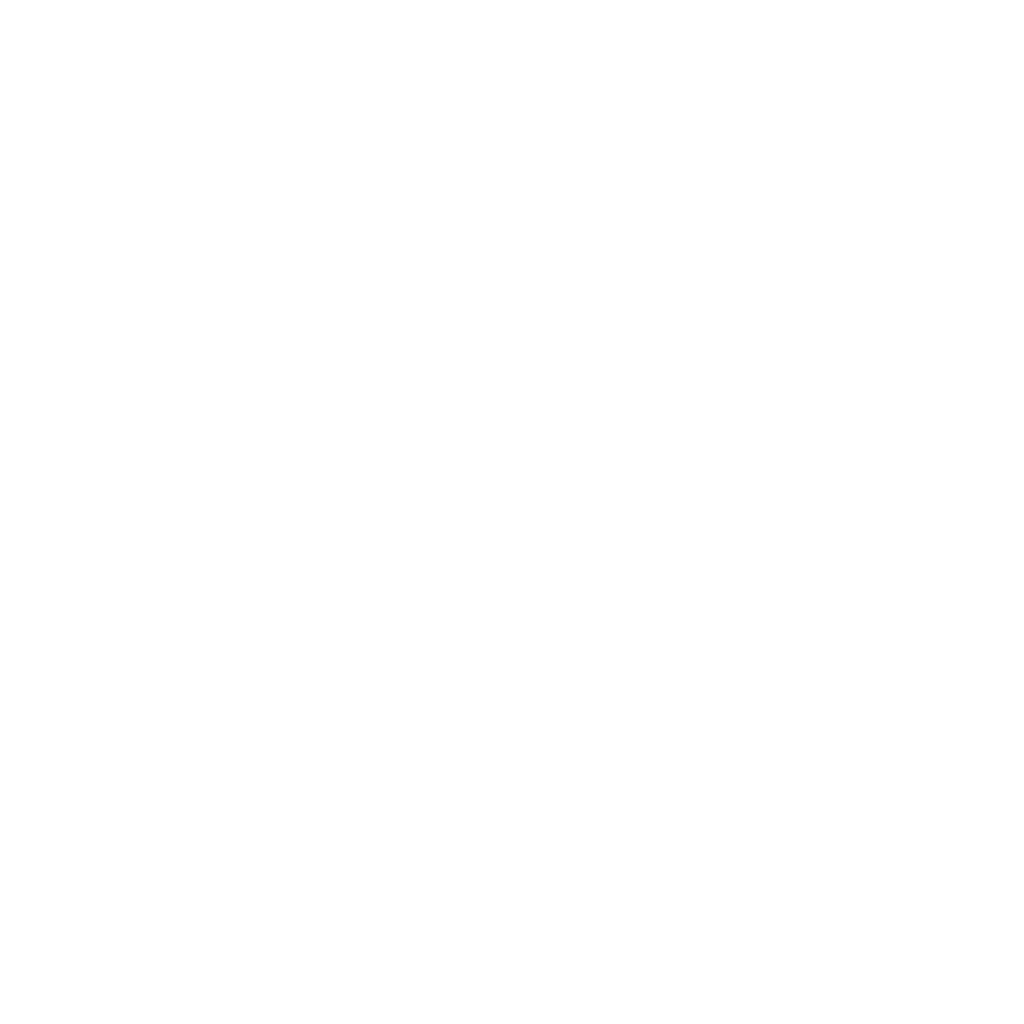
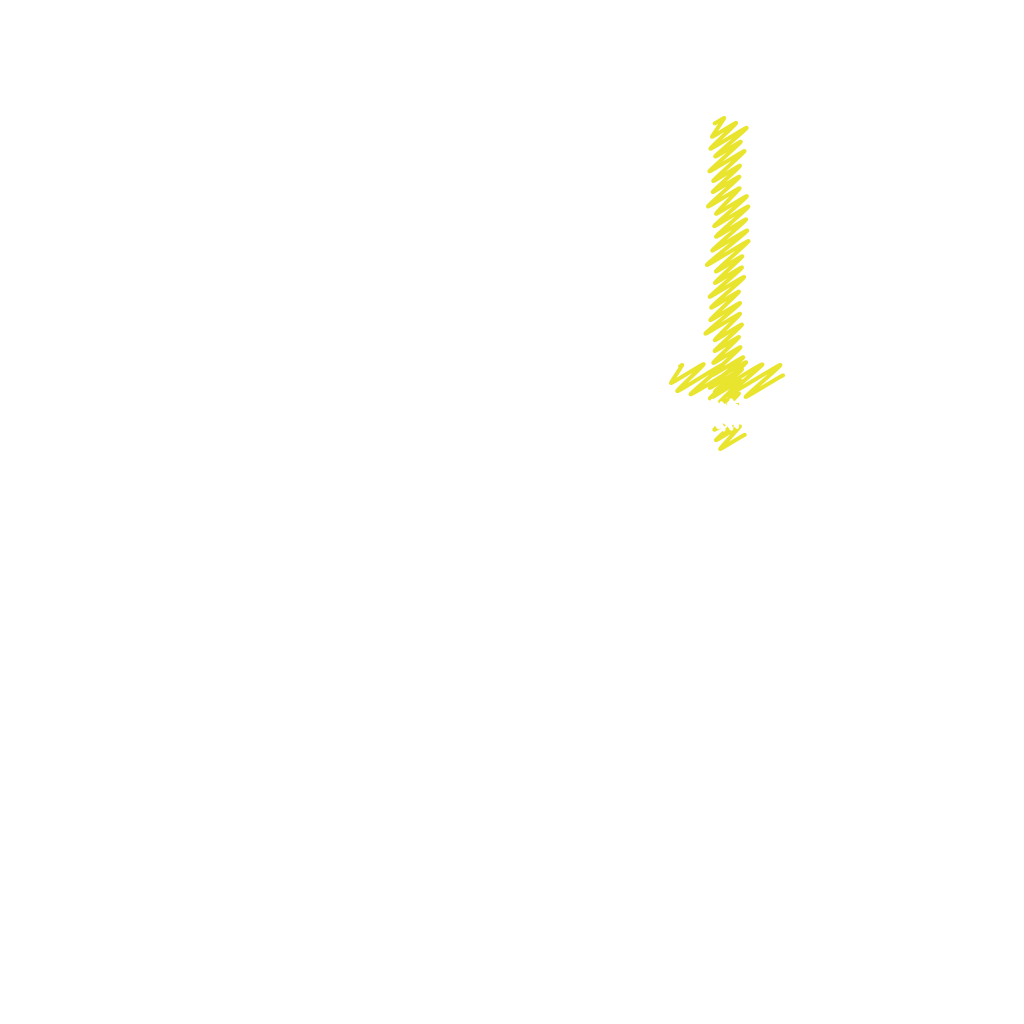
The second 1024 × 1024 image is a revision of the first. Changes to its layers:
added layer "Espada" above "RightLeg" over [669, 116, 785, 451]
